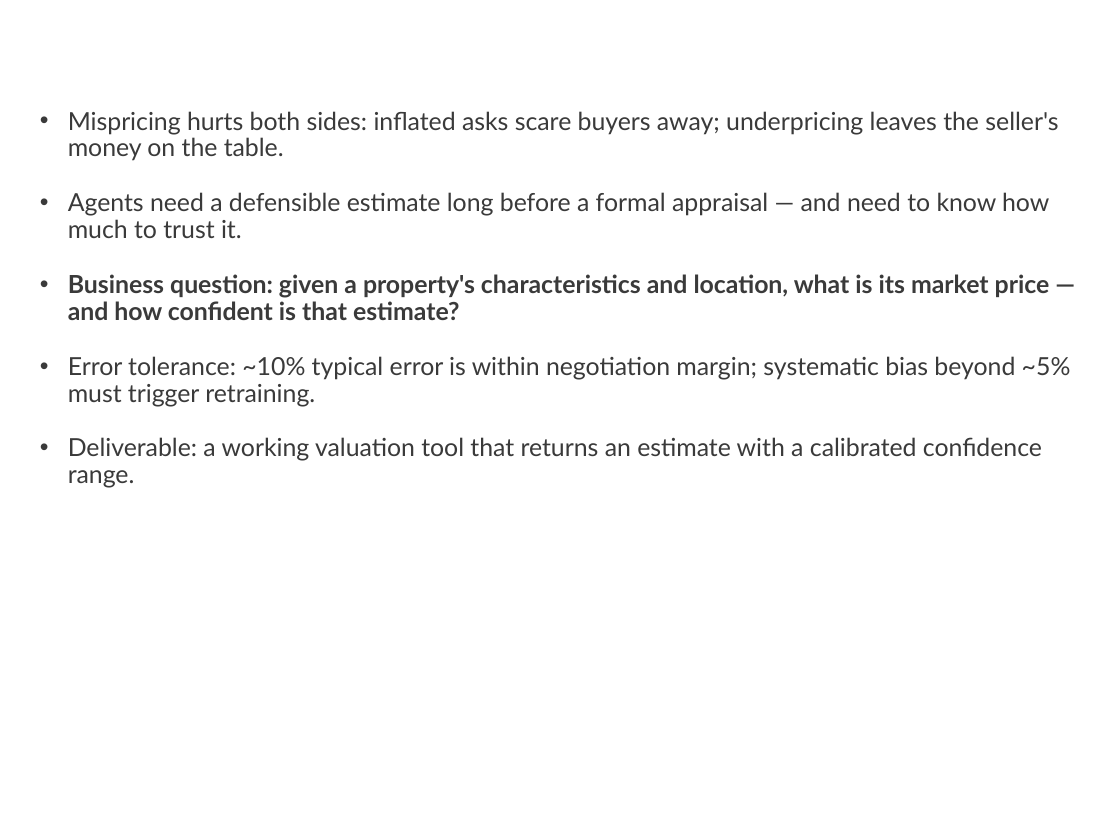
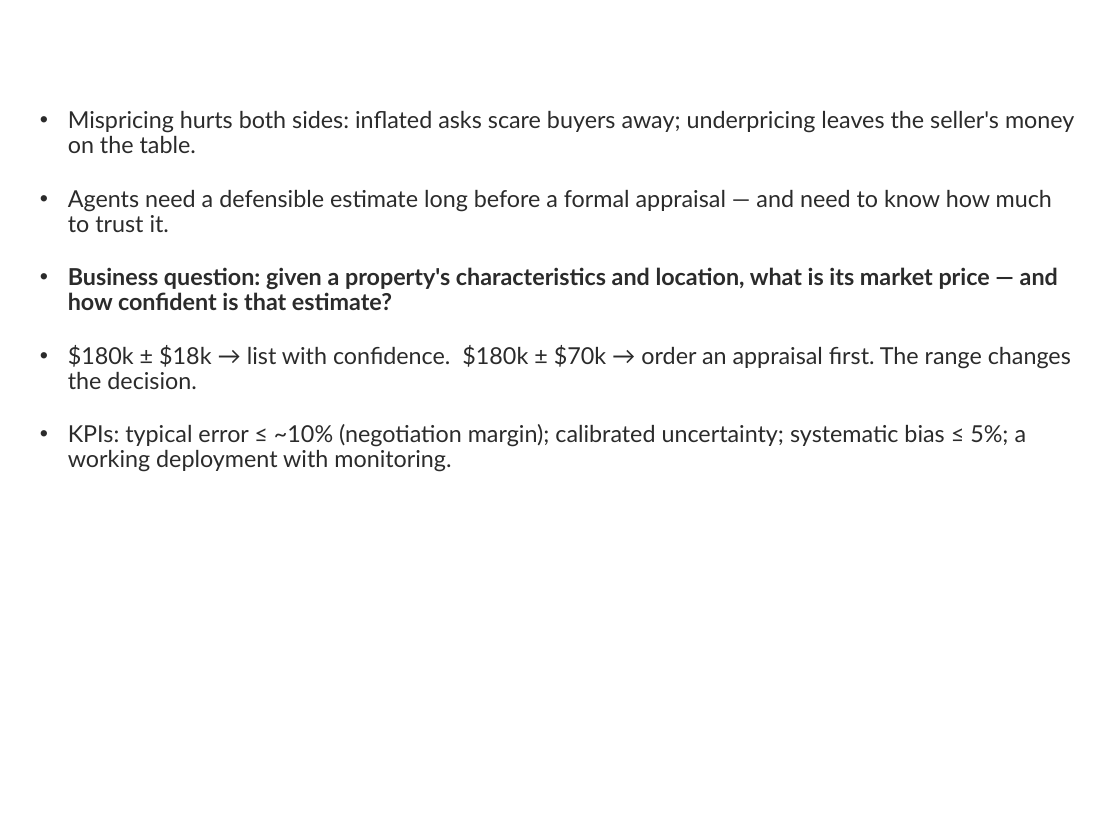
Before and after one commit to ducnt3/house-price-analytics, a slide deck: slide 3 of reports/hust-house-price-slides.pptx (slide 2 before the commit). Drawn at 1120x840 pixels with LibreOffice and Linux fonts; fonts in the diff are those of the drawing; background and template pictures are left out. Boxes give left, top, right and bottom in pixels: in the first picture for what was removed or moved away, otherwise in the second. Text is boxed around its words. In the diff, an @@ line names an element or a change of style, - is before the commit and + after.

Commit message:
docs: expand slide deck to 22 slides with LaTeX-typeset formulas
- Cover lists all members with student IDs
- Formulas re-rendered in Computer Modern (classic LaTeX typeface);
  multi-line formulas split into single-line images so nothing collides
- New slides: agenda, injected-imperfections table, four EDA slides using
  all figures, residual analysis, model-choice rationale, conformal
  calibration walkthrough, monitoring design + results, app screenshot
  on the demo slide

```diff
--- a/reports/hust-house-price-slides.pptx
+++ b/reports/hust-house-price-slides.pptx
@@ text at [68, 111, 1074, 310]: size 16 to 15 pt, text colour #3A3A3A to #2B2B2B in "Mispricing hurts both sides: inflated asks scare ...", "Agents need a defensible estimate long before ...", "Business question: given a property's characteristics and ..." @@
@@ text at [68, 345, 1071, 472]: text changed; size 16 to 15 pt; text colour #3A3A3A to #2B2B2B @@
-• Error tolerance: ~10% typical error is within negotiation margin; systematic bias beyond ~5% must trigger retraining.
-• Deliverable: a working valuation tool that returns an estimate with a calibrated confidence range.
+• $180k ± $18k → list with confidence. $180k ± $70k → order an appraisal first. The range changes the decision.
+• KPIs: typical error ≤ ~10% (negotiation margin); calibrated uncertainty; systematic bias ≤ 5%; a working deployment with monitoring.
```
Also in this commit, not shown: 11 other slides changed, 10 slides added, 1 slide removed, 13 other files.
